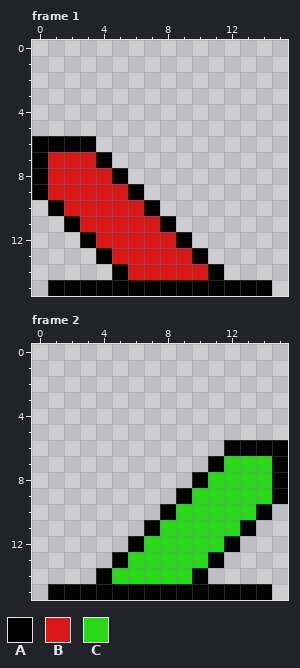
One commit to this pixel-art file: LudamDare49/Assets/Texture/lever.aseprite. The first picture shows the starting point.
16x16 pixels, 2 frames. Shown: frame 1, frame 2.
Palette (. is transparent): A #000000  B #d91818  C #28d918
Pixels before, frame 1, first column x 0:
 6 AAAA...........
 7 ABBBA..........
 8 ABBBBA.........
 9 ABBBBBA........
10 .ABBBBBA.......
11 ..ABBBBBA......
12 ...ABBBBBA.....
13 ....ABBBBBA....
14 .....ABBBBBA...
15 .AAAAAAAAAAAAAA
Pixels before, frame 2, first column x 1:
 6 ...........AAAA
 7 ..........ACCCA
 8 .........ACCCCA
 9 ........ACCCCCA
10 .......ACCCCCA.
11 ......ACCCCCA..
12 .....ACCCCCA...
13 ....ACCCCCA....
14 ...ACCCCCA.....
15 AAAAAAAAAAAAAA.
Once edited:
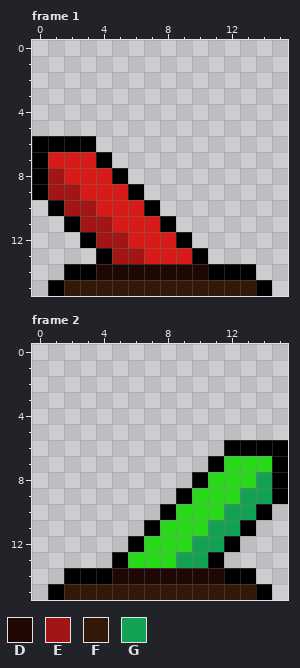
Colours new in this view: D #1f0804  E #a31414  F #331807  G #13a153
Change:
Frame 1:
The edit adds colour A in row 14 at x 2 to 3 and 12 to 13.
The edit adds colour D in row 14 at x 4.
Colour A gives way to colour D in row 14 at x 5.
Colour B gives way to colour D in row 14 at x 6 to 10.
Colour B gives way to colour E in row 8 at x 1; in row 9 at x 1 to 2; in row 10 at x 2 to 3; in row 11 at x 3 to 4; in row 12 at x 4 to 5; in row 13 at x 5 to 6.
Colour A gives way to colour F in row 15 at x 2 to 13.
Frame 2:
The edit adds colour A in row 14 at x 2 to 3 and 12 to 13.
The edit adds colour D in row 14 at x 11.
Colour A gives way to colour D in row 14 at x 10.
Colour C gives way to colour D in row 14 at x 5 to 9.
Colour A gives way to colour F in row 15 at x 2 to 13.
Colour C gives way to colour G in row 8 at x 14; in row 9 at x 13 to 14; in row 10 at x 12 to 13; in row 11 at x 11 to 12; in row 12 at x 10 to 11; in row 13 at x 9 to 10.
Pixel boxes of the changes (left, top, right, bottom) in both pictures:
changed: (48, 168, 256, 296)
changed: (64, 472, 272, 600)
